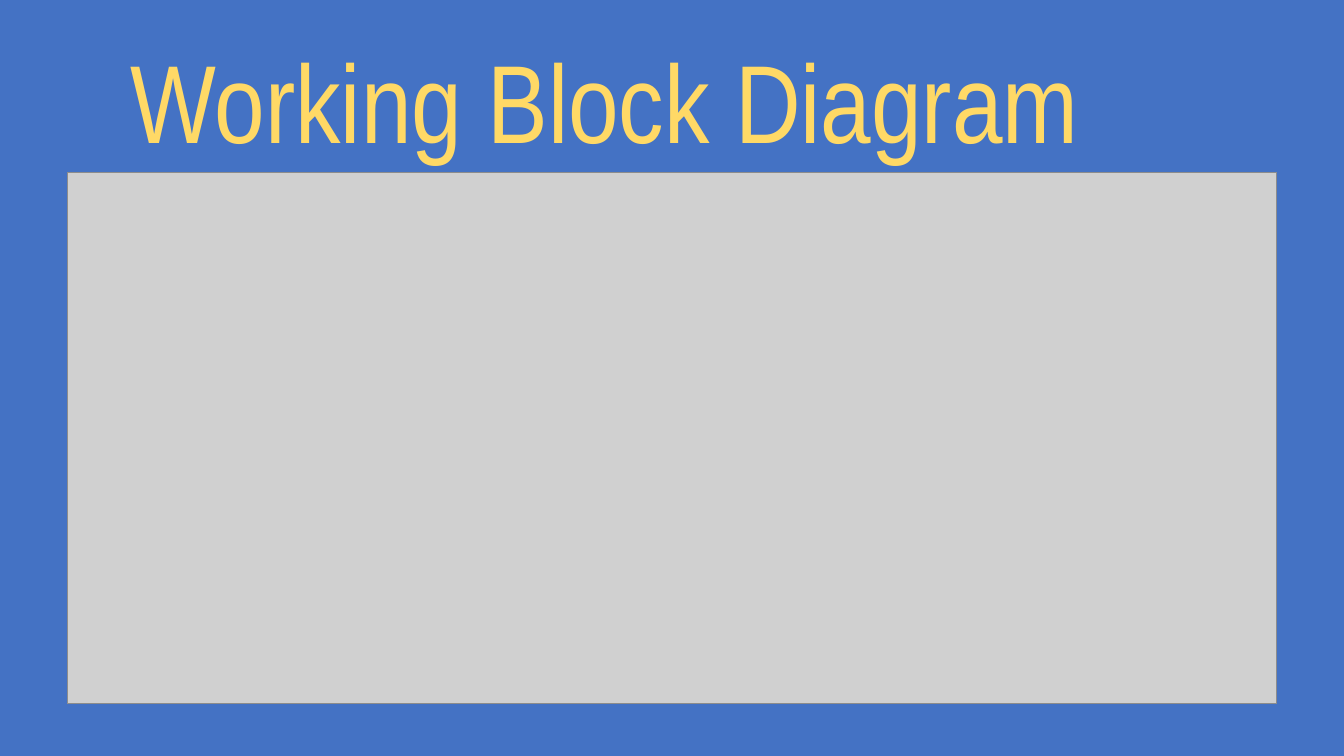
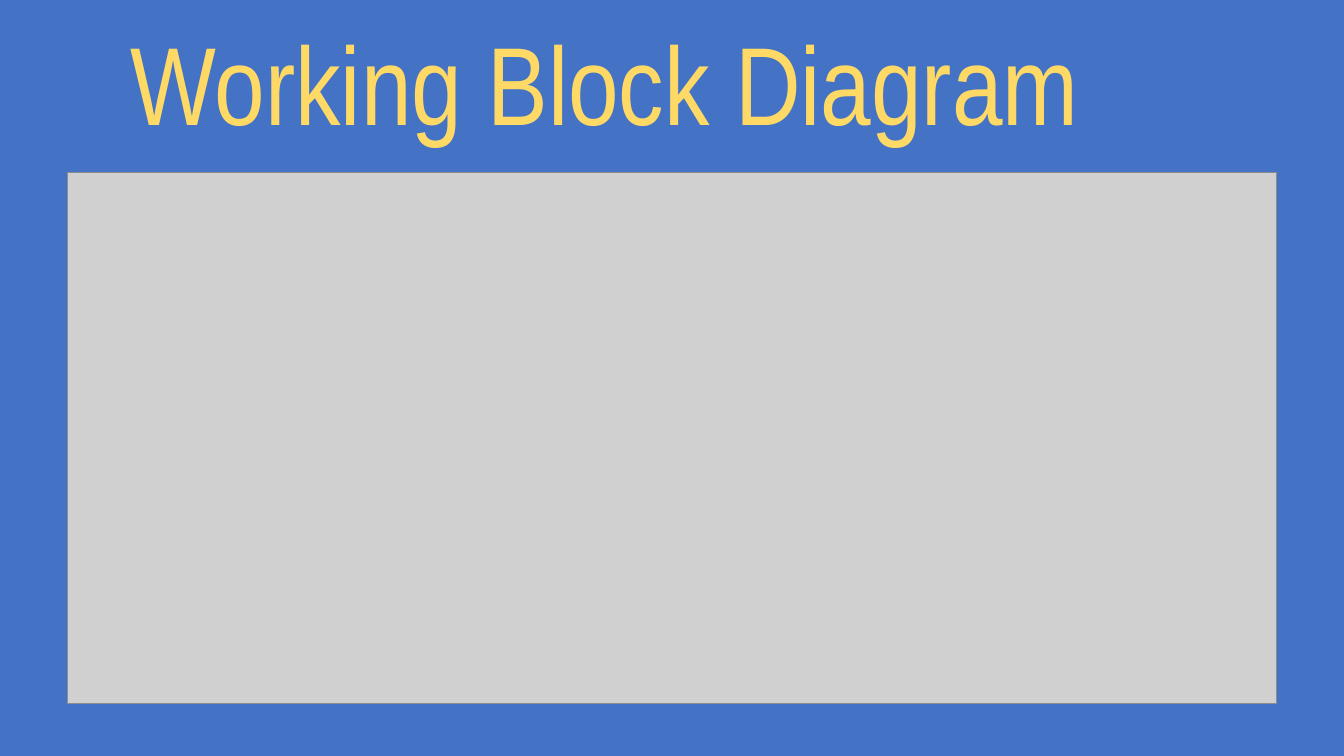
Before and after one commit to ShubhamTiwary914/Talaash, a slide deck: slide 4 of presentation/talaash ppt.pptx. Drawn at 1344x756 pixels with LibreOffice and Linux fonts; fonts in the diff are those of the drawing; grey boxes stand for pictures. Boxes give left, top, right and bottom in pixels: in the first picture for what was removed or moved away, otherwise in the second. Text is boxed around its words. In the diff, an @@ line names an element or a change of style, - is before the commit and + after.

Commit message:
Completed Final Preparation
-Cleared all reported bugs
- Done with BlockDiagram for physical components
- Added block diagram to presentation

```diff
--- a/presentation/talaash ppt.pptx
+++ b/presentation/talaash ppt.pptx
@@ title "Working Block Diagram": place and size @@
-title "Working Block Diagram" at [131,62,1078,162]
+title "Working Block Diagram" at [131,44,1078,144]
```
Also in this commit, not shown: 1 slide added, 5 other files.
